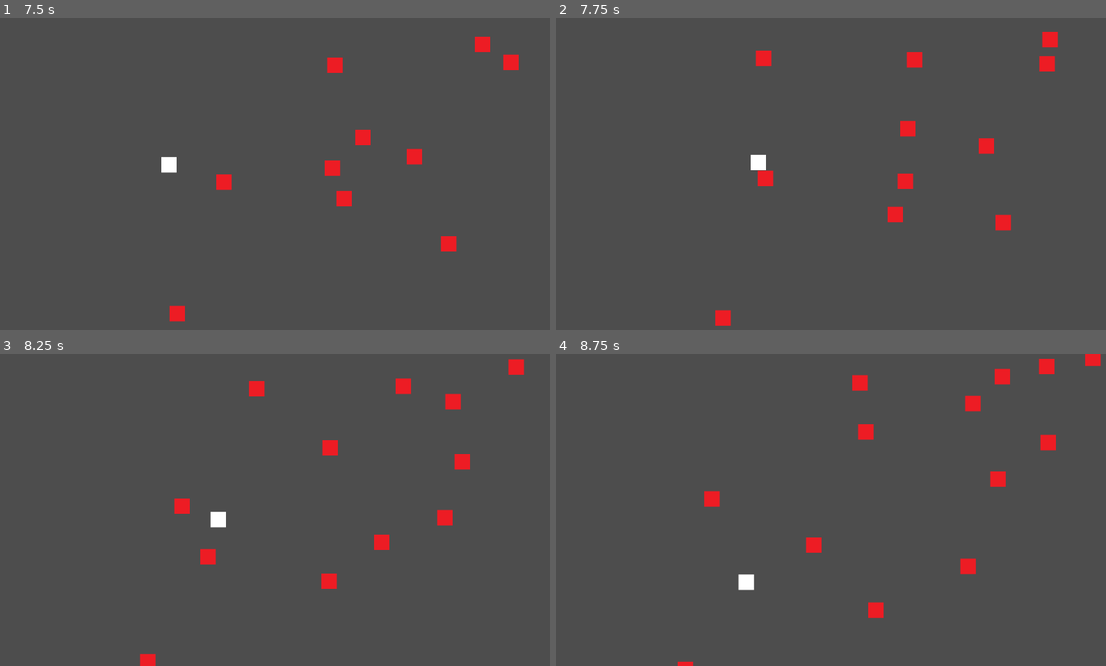
Above: before the commit, frames 1-4 (two rows, left to right).
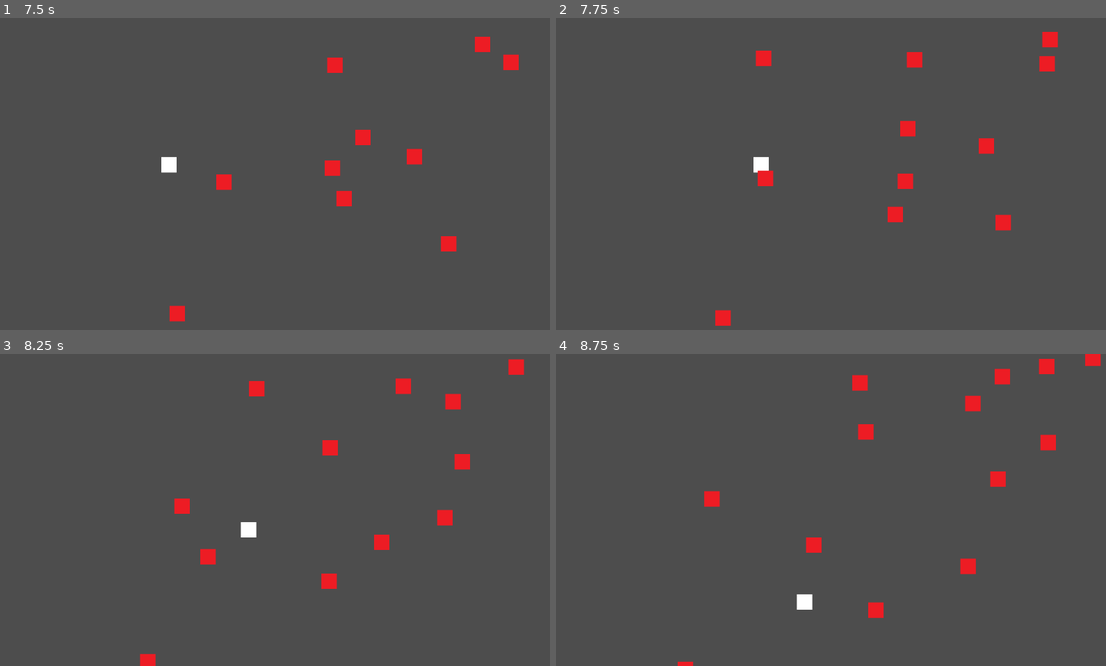
Above: after the commit, the same moments.

Repository: AmazenYT/godotexam
Game: Godot game, scene res://main.tscn
Same seed, same stepped clock (60 frames per second), same inputs: the game is played once before the commit and once after it.
Inputs:
- Up to frame 1 (7.5 s): tap Enter at 0.5 s; hold D (right) 0.53-1.28 s; hold S (down) 1.28-2.03 s; hold D (right) 2.03-2.78 s; hold W (up) 2.78-3.53 s; hold A (left) 3.53-5.03 s; hold S (down) 5.03-5.78 s; hold D (right) 5.78-6.53 s; hold W (up) 6.53-7.28 s; hold D (right) from 7.28 s (still down)
- Up to frame 2 (7.75 s): keep holding D (right)
- Up to frame 3 (8.25 s): release D (right) at 8.03 s; hold S (down) from 8.03 s (still down)
- Up to frame 4 (8.75 s): keep holding S (down)

Frame 1 is identical in both runs. In frame 2, less than 0.1% of the frame differs, in the area x 35-39%, y 43-50%; in frame 3, 0.3%; in frame 4, 0.3%, in the area x 33-47%, y 70-82%.

Commit message:
Lives system set up

Diff:
--- a/frankiegodotexam/hud.tscn
+++ b/frankiegodotexam/hud.tscn
@@ -3,6 +3,7 @@
 [ext_resource type="Script" uid="uid://hrfuddyr24kj" path="res://hud.gd" id="1_37p78"]
 
 [sub_resource type="SystemFont" id="SystemFont_37p78"]
+subpixel_positioning = 0
 
 [sub_resource type="LabelSettings" id="LabelSettings_64ctp"]
 font = SubResource("SystemFont_37p78")
@@ -17,10 +18,10 @@
 anchor_top = 1.0
 anchor_right = 0.5
 anchor_bottom = 1.0
-offset_left = -20.0
-offset_top = -68.0
-offset_right = 460.0
-offset_bottom = -45.0
+offset_left = -232.0
+offset_top = -369.0
+offset_right = 248.0
+offset_bottom = -281.0
 grow_horizontal = 2
 grow_vertical = 0
 label_settings = SubResource("LabelSettings_64ctp")
--- a/frankiegodotexam/main.gd
+++ b/frankiegodotexam/main.gd
@@ -8,7 +8,7 @@
 
 func game_over() -> void:
 	$EnemyTimer.stop()
-	$HUD.show_message("Game Over")
+	$HUD.show_game_over()
 
 
 func new_game() -> void:
--- a/frankiegodotexam/player.gd
+++ b/frankiegodotexam/player.gd
@@ -1,8 +1,9 @@
-extends CharacterBody2D
+extends Area2D
 signal hit
 
 const SPEED = 300.0
 var screen_size
+var lives:int = 5
 
 func _ready():
 	screen_size = get_viewport_rect().size
@@ -22,16 +23,19 @@
 		velocity = velocity.normalized() * SPEED
 	position += velocity * delta
 	position = position.clamp(Vector2.ZERO, screen_size)
-	move_and_slide()
 
-
-func _on_hit() -> void:
-	hide()
-	hit.emit()
-	$CollisionShape2D.set_deferred("disabled", true)
-	pass
 
 func start(pos):
 	position = pos
 	show()
 	$CollisionShape2D.disabled = false
+
+
+func _on_body_entered(body: Node2D) -> void:
+	lives -= 1
+	if lives == 0:
+		hide()
+		hit.emit()
+		$CollisionShape2D.set_deferred("disabled", true)
+
+	pass # Replace with function body.
--- a/frankiegodotexam/player.tscn
+++ b/frankiegodotexam/player.tscn
@@ -6,7 +6,7 @@
 [sub_resource type="RectangleShape2D" id="RectangleShape2D_hqtel"]
 size = Vector2(32, 32)
 
-[node name="Player" type="CharacterBody2D"]
+[node name="Area2D" type="Area2D"]
 script = ExtResource("1_onrkg")
 
 [node name="Sprite2D" type="Sprite2D" parent="."]
@@ -15,4 +15,4 @@
 [node name="CollisionShape2D" type="CollisionShape2D" parent="."]
 shape = SubResource("RectangleShape2D_hqtel")
 
-[connection signal="hit" from="." to="." method="_on_hit"]
+[connection signal="body_entered" from="." to="." method="_on_body_entered"]
